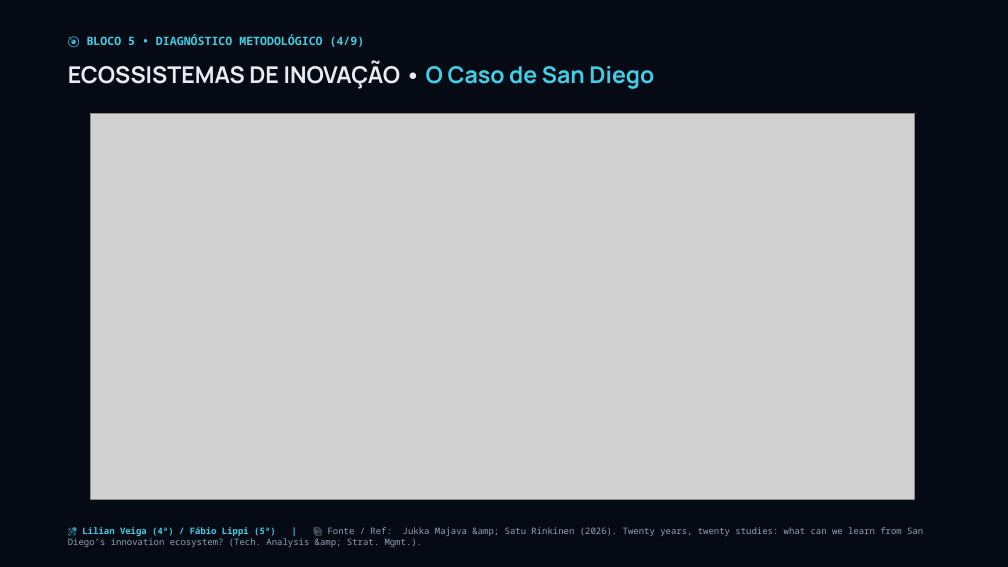
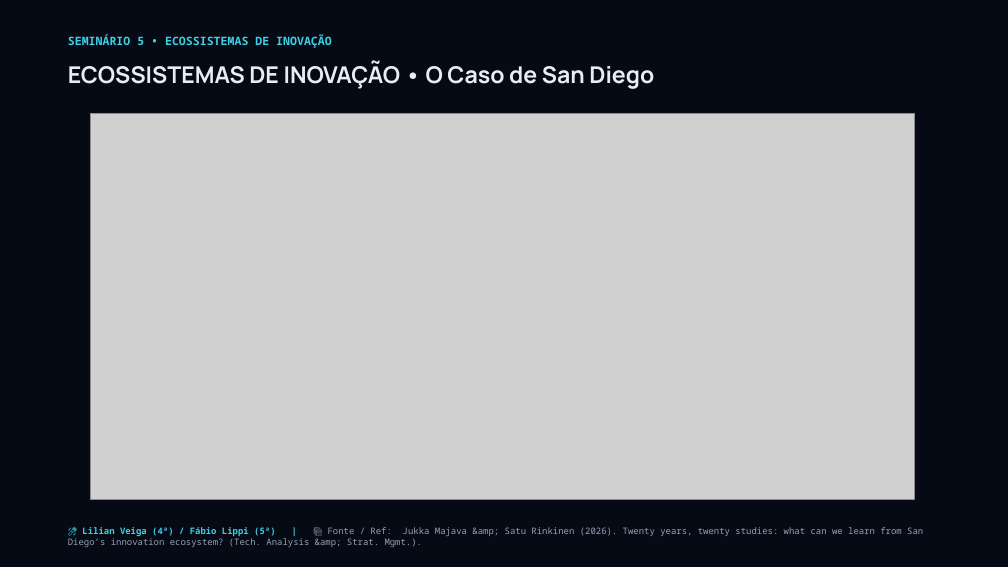
Before and after one commit to josuejofre/seminario-ecossistema-inovacao-pit, a slide deck: slide 27 of Seminario_5_Ecossistemas_Inovacao_Master.pptx. Drawn at 1008x567 pixels with LibreOffice and Linux fonts; fonts in the diff are those of the drawing; grey boxes stand for pictures. Boxes give left, top, right and bottom in pixels: in the first picture for what was removed or moved away, otherwise in the second. Text is boxed around its words. In the diff, an @@ line names an element or a change of style, - is before the commit and + after.

```diff
--- a/Seminario_5_Ecossistemas_Inovacao_Master.pptx
+++ b/Seminario_5_Ecossistemas_Inovacao_Master.pptx
@@ text "ECOSSISTEMAS DE INOVAÇÃO • O ..." at <box>68,62,654,89</box>: text colour #3FD0E6 to #E6EEF5 in "O Caso de San Diego" @@
@@ text at <box>68,34,332,48</box>: text changed @@
-🎯 BLOCO 5 • DIAGNÓSTICO METODOLÓGICO (4/9)
+SEMINÁRIO 5 • ECOSSISTEMAS DE INOVAÇÃO
```
Also in this commit, not shown: 8 other slides changed, 3 other files.
